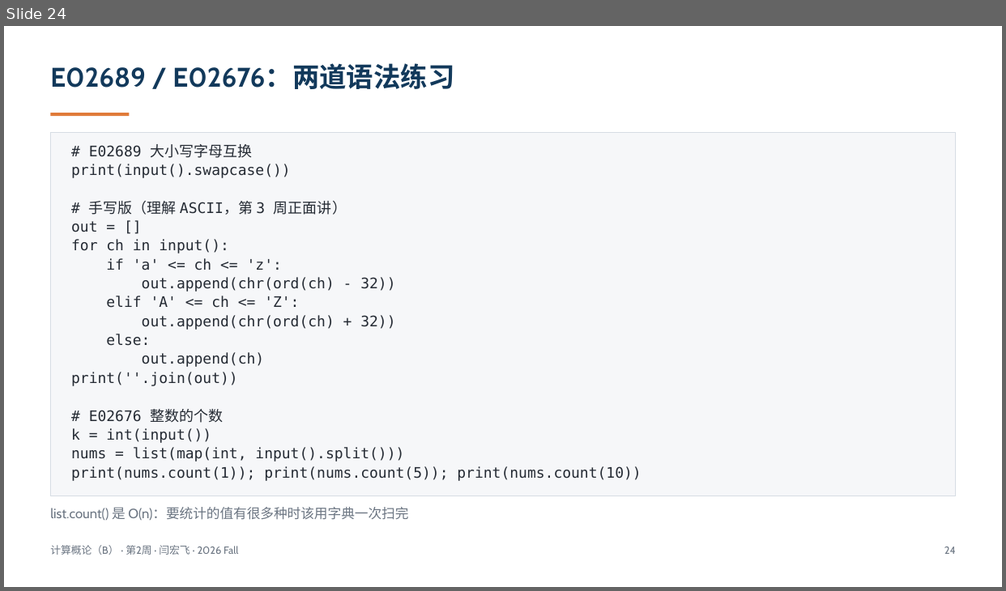
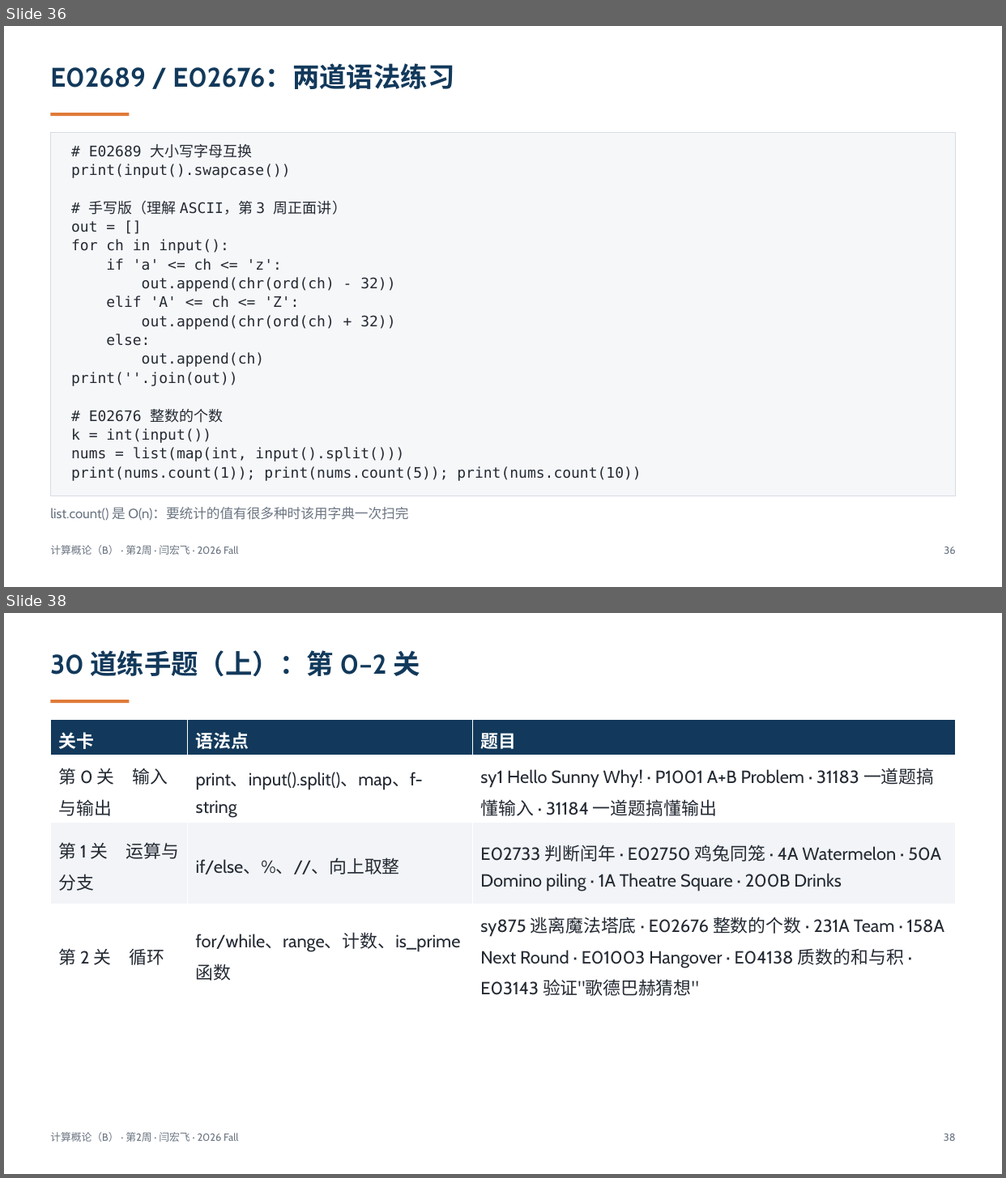
Before and after one commit to GMyhf/2026fall-cs201, a slide deck: courseware/202609_ADS_W02_VM_Shell_DevEnv.pptx. Shown one above the other, each under a label of ours: slide 24 before the commit, slides 36 and 38 after it; the slides between them are not shown. The pictures are 1006x591 and 1006x1178 pixels, drawn with LibreOffice and Linux fonts; fonts in the diff are those of the drawing. Boxes give left, top, right and bottom in pixels: in the first picture for what was removed or moved away, otherwise in the second. Text is boxed around its words. In the diff, an @@ line names an element or a change of style, - is before the commit and + after.

```diff
--- a/courseware/202609_ADS_W02_VM_Shell_DevEnv.pptx
+++ b/courseware/202609_ADS_W02_VM_Shell_DevEnv.pptx
@@ slide 38 added at box(4, 613, 1002, 1174), background #FFFFFF @@
@@ text added at box(50, 650, 420, 676), 26 pt, text #12395B, bold @@
+30 道练手题（上）：第 0–2 关
@@ rectangle added at box(50, 700, 129, 703), fill #E07B39 @@
@@ table added at box(50, 719, 956, 999), 4 rows, 3 columns @@
+关卡 | 语法点 | 题目
+第 0 关 输入与输出 | print、input().split()、map、f-string | sy1 Hello Sunny Why! · P1001 A+B Problem · 31183 一道题搞懂输入 · 31184 一道题搞懂输出
+第 1 关 运算与分支 | if/else、%、//、向上取整 | E02733 判断闰年 · E02750 鸡兔同笼 · 4A Watermelon · 50A Domino piling · 1A Theatre Square · 200B Drinks
+第 2 关 循环 | for/while、range、计数、is_prime 函数 | sy875 逃离魔法塔底 · E02676 整数的个数 · 231A Team · 158A Next Round · E01003 Hangover · E04138 质数的和与积 · E03143 验证"歌德巴赫猜想"
@@ text added at box(50, 1132, 238, 1142), 10 pt, text #6B7582 @@
+计算概论（B） · 第2周 · 闫宏飞 · 2026 Fall
@@ text added at box(944, 1134, 956, 1141), 10 pt, text #6B7582 @@
+38
@@ what was slide 24 is now slide 36 @@
@@ slide 36 changed as well @@
@@ text at box(944, 547, 955, 554): text changed @@
-24
+36
```
Also in this commit, not shown: 20 other slides changed, 17 other slides added, 1 slide removed.
